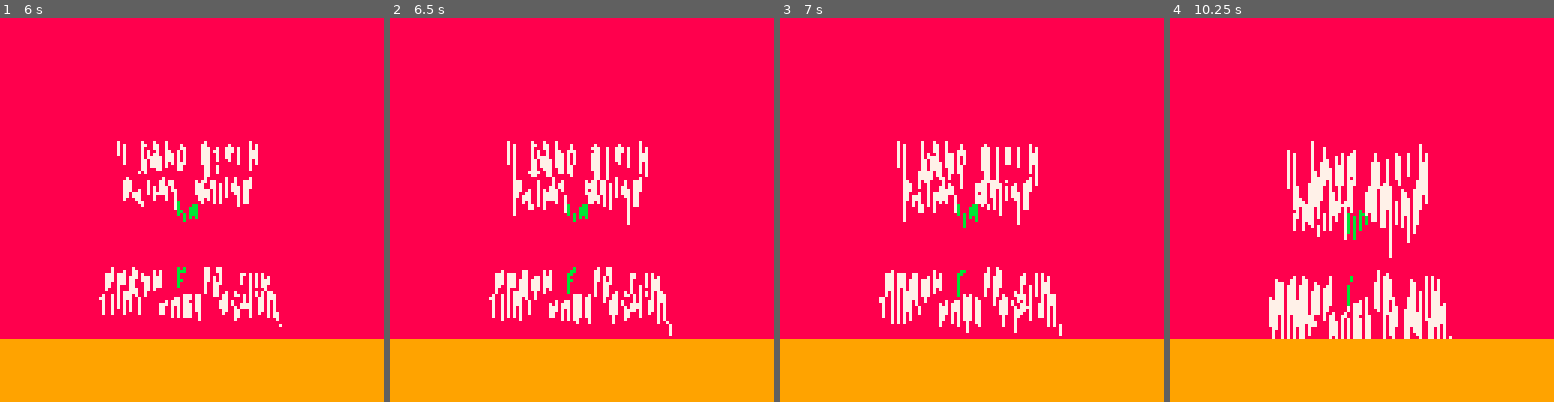
Above: before the commit, frames 1-4 (left to right).
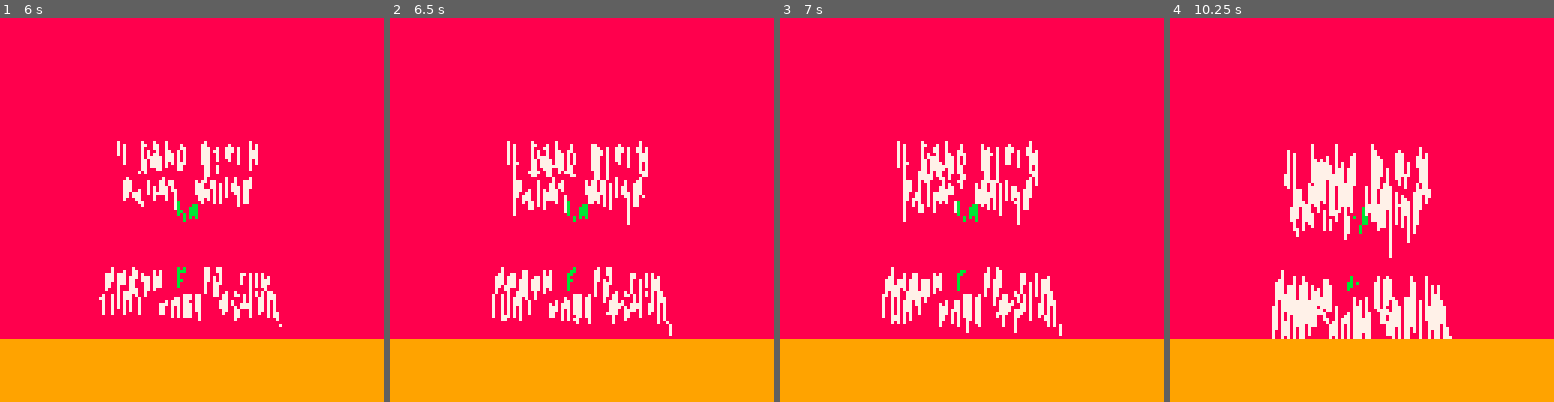
Above: after the commit, the same moments.

Repository: tmelot2/pico-8
Game: PICO-8 cartridge snake.p8
Same seed, same stepped clock (60 frames per second), same inputs: the game is played once before the commit and once after it.
Inputs:
- Up to frame 1 (6 s): tap O (Z key) at 0.33, 1.07, 2.22, 3.72, 5.22 s; tap Down at 0.7 s; tap X (X key) at 1.43, 2.07, 2.82, 3.57, 4.32, 5.07, 5.82 s; hold Up 1.97-2.63 s; hold Right 2.68-3.02 s; hold Down 3.07-3.73 s; hold Left 3.78-4.12 s; hold Up 4.17-4.5 s; hold Left 4.55-5.05 s; hold Right 5.1-5.93 s; hold Up from 5.98 s (still down)
- Up to frame 2 (6.5 s): keep holding Up
- Up to frame 3 (7 s): tap X (X key) at 6.57 s; release Up at 6.65 s; hold Right from 6.7 s (still down); tap O (Z key) at 6.72 s
- Up to frame 4 (10.25 s): release Right at 7.03 s; hold Down 7.08-7.75 s; tap X (X key) every 0.75 s from 7.32 to 9.57 s; hold Left 7.8-8.13 s; hold Up 8.18-8.52 s; tap O (Z key) at 8.22, 9.72 s; hold Left 8.57-9.07 s; hold Right 9.12-9.95 s; hold Up from 10 s (still down)

Frame 1 is identical in both runs. In frame 2, 0.3% of the frame differs, in the area x 25-72%, y 32-79%; in frame 3, 0.7%; in frame 4, 2.3%, in the area x 25-73%, y 32-84%.

Commit message:
Doc, game over timer adjust

Diff:
--- a/snake.p8
+++ b/snake.p8
@@ -229,7 +229,7 @@
    local cc = pget(xx,yy)
    if (cc==7 or flr(rnd(10))<=3) then
     -- change to drip left / right at first
-    if timer < 120 then
+    if timer < 180 then
      if (flr(rnd(100))==5) then xx+=1 elseif(flr(rnd(100))==10) then xx-=1 end
     -- change to randomly become red after
     else
@@ -319,12 +319,14 @@
   end
 end
 
+-- randomly spawn new food, c=count
 function spawnfood(c)
  for i=1,c do
   add(food,{x=rnd(screenwidth-10)+2,y=rnd(screenheight-25)+14})
  end
 end
 
+-- collects food in foodlist, spawns new food
 function collectfood(foodlist, food)
  sfx(2)
  del(foodlist,food)
